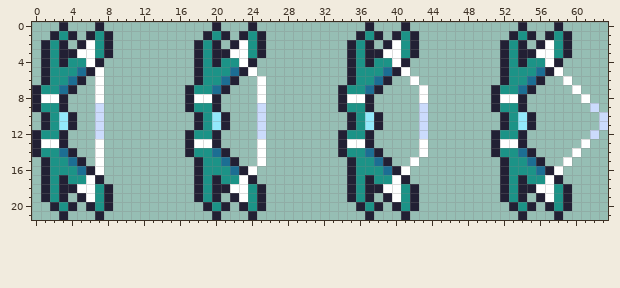
Two states of a pixel-art sprite, assets/Player/bowf.png. Above is the file before it was changed.
The file is 52x22 pixels. The old version is drawn lined up with the new one.
After:
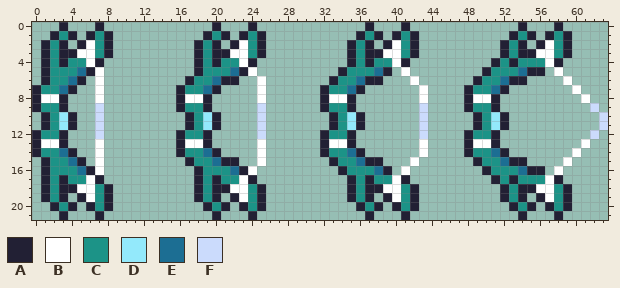
Palette (. is transparent): A #222034  B #ffffff  C #1c9387  D #93e9fb  E #1c6e93  F #cbdbfc
What changed:
canvas 52x22 -> 64x22; drawings rearranged on the sheet (the old picture shows each at its new place)
@@ x 0..63 @@
  3 .ACAABBCA.........ACAABBCA.........ACAABBCA.........ACAABBCA....
- 4 .ACACCBA..........ACACCBA..........ACACCBA..........ACACCBA.....
- 5 .ACCCEAB..........ACCCEAB..........ACCCEAB..........ACCCEAB.....
- 6 .ACCEA.B..........ACCEA..B.........ACCEA..B.........ACCEA..B....
- 7 ACCEA..B.........ACCEA...B........ACCEA....B.......ACCEA....B...
- 8 ABBA...B.........ABBA....B........ABBA.....B.......ABBA......B..
- 9 ACCA...F.........ACCA....F........ACCA.....F.......ACCA.......F.
-10 .ACDA..F..........ACDA...F.........ACDA....F........ACDA.......F
-11 .ACDA..F..........ACDA...F.........ACDA....F........ACDA.......F
-12 ACCA...F.........ACCA....F........ACCA.....F.......ACCA.......F.
-13 ABBA...B.........ABBA....B........ABBA.....B.......ABBA......B..
-14 ACCEA..B.........ACCEA...B........ACCEA....B.......ACCEA....B...
-15 .ACCEA.B..........ACCEA..B.........ACCEA..B.........ACCEA..B....
-16 .ACCCEAB..........ACCCEAB..........ACCCEAB..........ACCCEAB.....
-17 .ACACCBA..........ACACCBA..........ACACCBA..........ACACCBA.....
+ 4 .ACACCBA..........ACACCBA..........ACACCBA.........ACACCCBA.....
+ 5 .ACCCEAB..........ACCCEAB.........ACCCEA.B........ACCCEAA.B.....
+ 6 .ACCEA.B.........ACCEAA..B.......ACCEAA...B......ACCEAA....B....
+ 7 ACCEA..B........ACCEA....B......ACCEA......B....ACCEA.......B...
+ 8 ABBA...B........ABBA.....B......ABBA.......B....ABBA.........B..
+ 9 ACCA...F........ACCA.....F......ACCA.......F....ACCA..........F.
+10 .ACDA..F.........ACDA....F.......ACDA......F.....ACDA..........F
+11 .ACDA..F.........ACDA....F.......ACDA......F.....ACDA..........F
+12 ACCA...F........ACCA.....F......ACCA.......F....ACCA..........F.
+13 ABBA...B........ABBA.....B......ABBA.......B....ABBA.........B..
+14 ACCEA..B........ACCEA....B......ACCEA......B....ACCEA.......B...
+15 .ACCEA.B.........ACCEAA..B.......ACCEAA...B......ACCEAA....B....
+16 .ACCCEAB..........ACCCEAB.........ACCCEA.B........ACCCEAA.B.....
+17 .ACACCBA..........ACACCBA..........ACACCBA.........ACACCCBA.....
 18 .ACAABBCA.........ACAABBCA.........ACAABBCA.........ACAABBCA....
Boxes around the changes in both pictures, in picture pixels (x1, y1, x2, y2):
changed: (464, 58, 554, 184)
changed: (320, 67, 401, 175)
changed: (176, 76, 230, 166)
